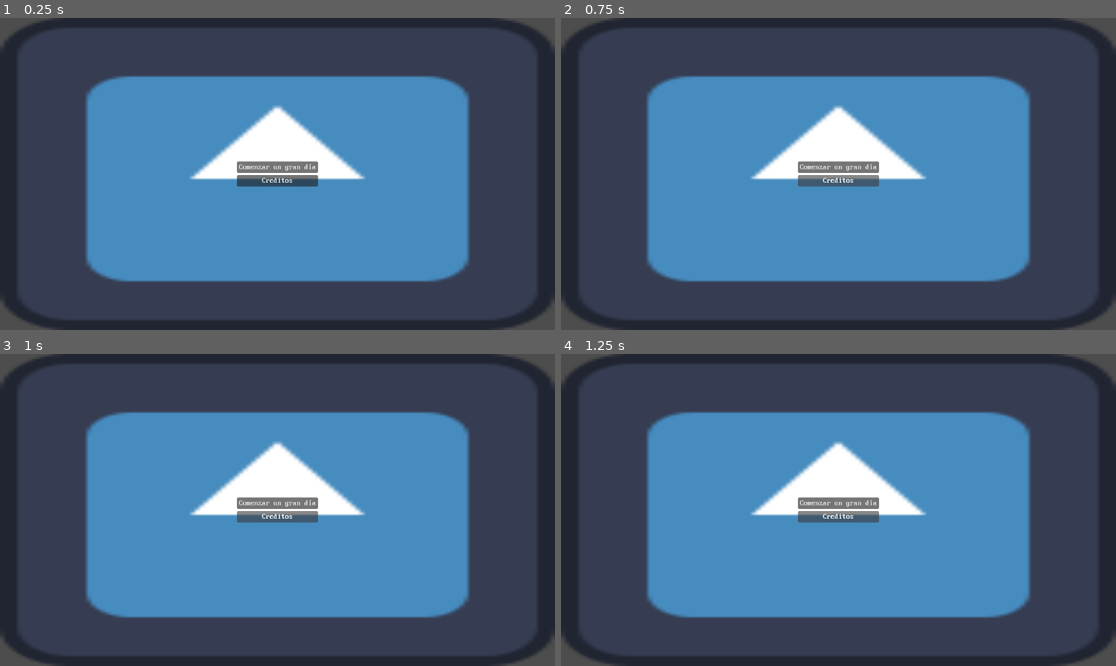
Above: before the commit, frames 1-4 (two rows, left to right).
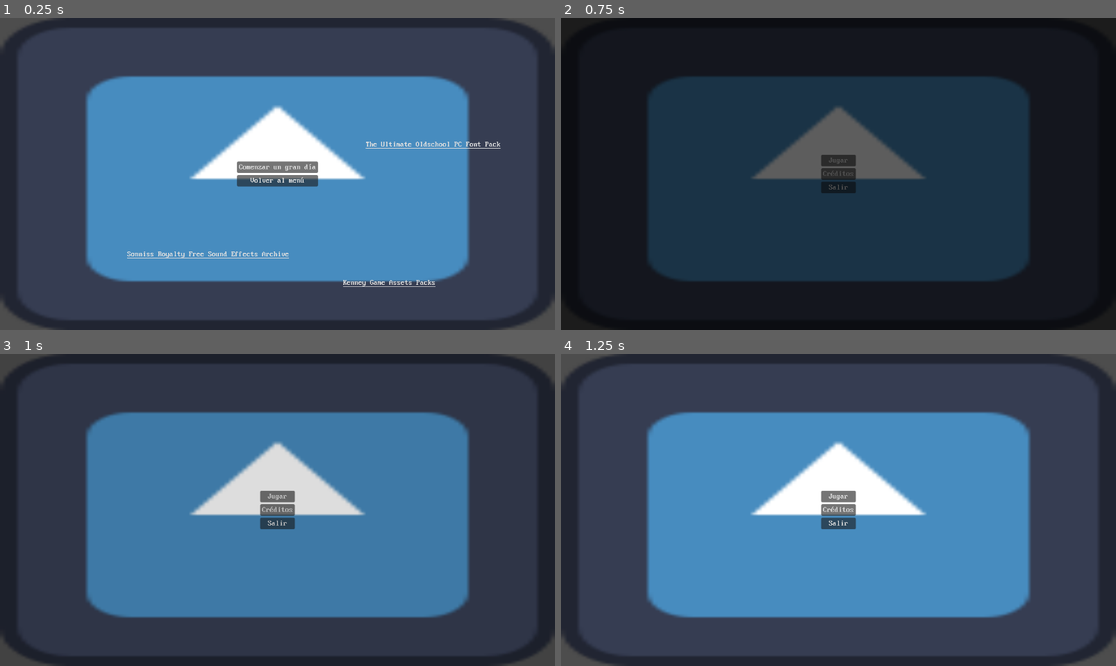
Above: after the commit, the same moments.

Repository: ManuelOteroFernandez/corujam2
Game: Godot game, scene res://ux/credits_menu.tscn
The game is run twice, just before and just after one commit, with the same random seed, the same clock (stepped at 60 frames per second) and the same inputs. This scene is started directly instead of the project's main scene. The engine's default icon, where the game draws it, is replaced by a stand-in: a white triangle on a blue panel in a dark square.
Inputs:
- Up to frame 1 (0.25 s): no input
- Up to frame 2 (0.75 s): click "Creditos" (after the commit: "Volver al menú") at 0.5 s
- Up to frame 3 (1 s): no input
- Up to frame 4 (1.25 s): no input

The runs differ from the first frame. In frame 1, 0.7% of the frame differs, in the area x 22-91%, y 39-87%; in frame 2, 100%, in the area x 0-100%, y 0-100%; in frame 3, 43%; in frame 4, 1.1%.

Commit message:
credit screen changes
- Añadida lógica al botón "Volver al menú".
- Añadidos hypervínculos a los sitios de donde hemos pillado assets.

Diff:
--- /dev/null
+++ b/ux/credits_menu.gd
@@ -0,0 +1,5 @@
+extends CanvasLayer
+
+
+func _on_btn_credits_pressed() -> void:
+	get_tree().change_scene_to_file("res://ux/main_menu.tscn")
--- a/ux/credits_menu.tscn
+++ b/ux/credits_menu.tscn
@@ -1,10 +1,12 @@
 [gd_scene format=3 uid="uid://bcb7p5ay6qjrv"]
 
+[ext_resource type="Script" uid="uid://wuxyyuuod4or" path="res://ux/credits_menu.gd" id="1_3g2t6"]
 [ext_resource type="Texture2D" uid="uid://3icx4awde8gy" path="res://icon.svg" id="1_ejno8"]
 [ext_resource type="FontFile" uid="uid://p7x1ooaaecr7" path="res://ux/Web437_Trident_8x16.woff" id="2_3g2t6"]
 [ext_resource type="PackedScene" uid="uid://2jfb54qnrue6" path="res://ux/transition_screen.tscn" id="2_wr30l"]
 
 [node name="CreditsMenu" type="CanvasLayer" unique_id=1189331394]
+script = ExtResource("1_3g2t6")
 
 [node name="TextureRect" type="TextureRect" parent="." unique_id=1090761536]
 anchors_preset = 15
@@ -18,21 +20,62 @@
 offset_right = 1152.0
 offset_bottom = 648.0
 
-[node name="VBoxContainer" type="VBoxContainer" parent="Container" unique_id=133186692]
-layout_mode = 2
+[node name="TransitionScreen" parent="." unique_id=1655704161 instance=ExtResource("2_wr30l")]
+visible = false
+
+[node name="VBoxContainer" type="VBoxContainer" parent="." unique_id=133186692]
+offset_left = 492.0
+offset_top = 298.0
+offset_right = 660.0
+offset_bottom = 350.0
 size_flags_horizontal = 4
 size_flags_vertical = 4
 alignment = 1
 
-[node name="BtnPlay" type="Button" parent="Container/VBoxContainer" unique_id=1201706811]
+[node name="BtnPlay" type="Button" parent="VBoxContainer" unique_id=1201706811]
 layout_mode = 2
 theme_override_fonts/font = ExtResource("2_3g2t6")
 text = "Comenzar un gran día"
 
-[node name="BtnCredits" type="Button" parent="Container/VBoxContainer" unique_id=1620176451]
+[node name="BtnCredits" type="Button" parent="VBoxContainer" unique_id=1620176451]
 layout_mode = 2
 theme_override_fonts/font = ExtResource("2_3g2t6")
-text = "Creditos"
+text = "Volver al menú"
 
-[node name="TransitionScreen" parent="." unique_id=1655704161 instance=ExtResource("2_wr30l")]
-visible = false
+[node name="ControldeLinks" type="Control" parent="." unique_id=1479719585]
+layout_mode = 3
+anchors_preset = 0
+offset_right = 40.0
+offset_bottom = 40.0
+
+[node name="LinkSonniss" type="LinkButton" parent="ControldeLinks" unique_id=1390110388]
+layout_mode = 0
+offset_left = 264.0
+offset_top = 483.0
+offset_right = 594.0
+offset_bottom = 523.0
+theme_override_fonts/font = ExtResource("2_3g2t6")
+text = "Sonniss Royalty Free Sound Effects Archive"
+uri = "https://sonniss.com/gameaudiogdc/"
+
+[node name="LinkKenney" type="LinkButton" parent="ControldeLinks" unique_id=28580699]
+layout_mode = 0
+offset_left = 712.0
+offset_top = 542.0
+offset_right = 921.0
+offset_bottom = 582.0
+theme_override_fonts/font = ExtResource("2_3g2t6")
+text = "Kenney Game Assets Packs"
+uri = "https://kenney.itch.io/"
+
+[node name="LinkOSPCFP" type="LinkButton" parent="ControldeLinks" unique_id=251844199]
+layout_mode = 0
+offset_left = 759.0
+offset_top = 255.0
+offset_right = 1044.0
+offset_bottom = 295.0
+theme_override_fonts/font = ExtResource("2_3g2t6")
+text = "The Ultimate Oldschool PC Font Pack"
+uri = "https://int10h.org/oldschool-pc-fonts/fontlist/"
+
+[connection signal="pressed" from="VBoxContainer/BtnCredits" to="." method="_on_btn_credits_pressed"]
Not shown, added: ux/credits_menu.gd.uid
